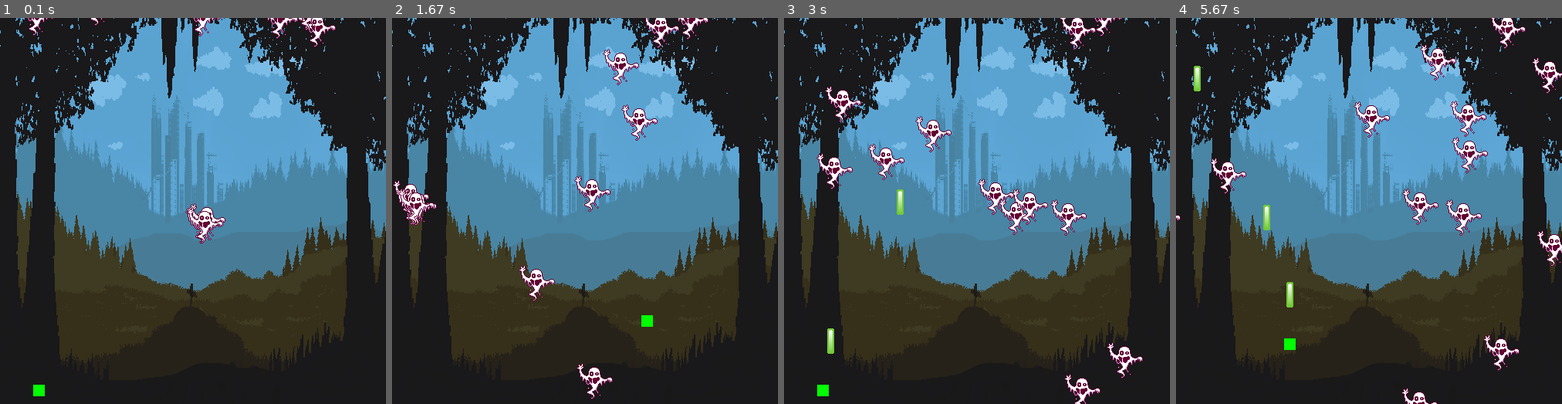
Above: before the commit, frames 1-4 (left to right).
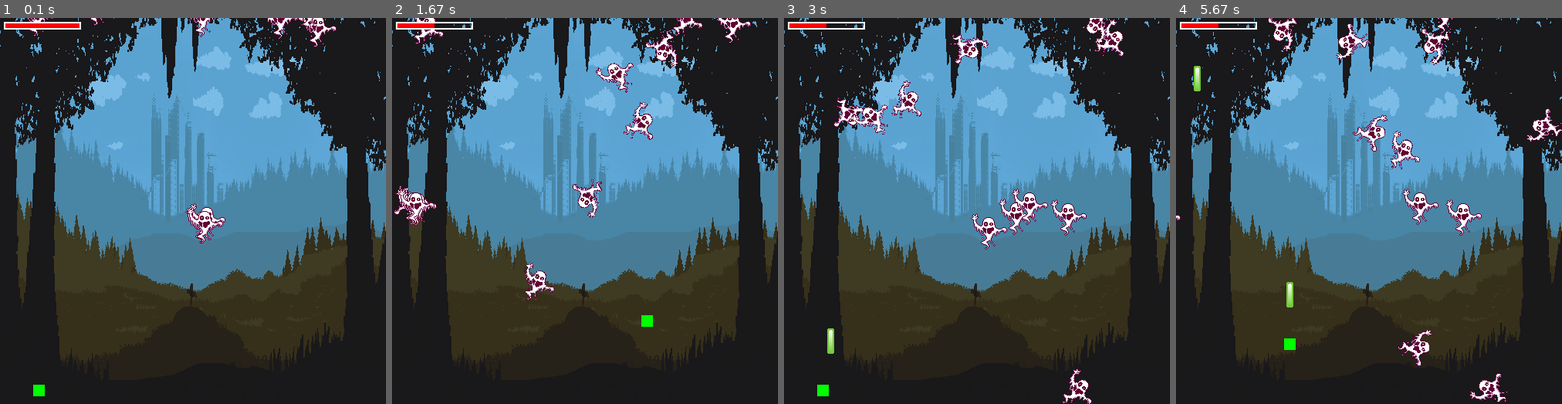
Above: after the commit, the same moments.

Repository: twzh1234/ScaryRoomGame
Game: pygame game, started from Level3.py
The game is run twice, just before and just after one commit, with the same random seed, the same clock (stepped at 60 frames per second) and the same inputs.
Inputs:
- Up to frame 1 (0.1 s): no input
- Up to frame 2 (1.67 s): hold Right 0.33-0.8 s; hold Up 0.83-1.13 s; tap Space at 0.9, 1.23, 1.53 s; hold Right 1.17-1.63 s
- Up to frame 3 (3 s): hold Left 1.67-2.2 s; tap Space at 1.73, 2.03, 2.3, 2.63, 2.93 s; hold Down 2.23-2.53 s; hold Left 2.57-2.97 s
- Up to frame 4 (5.67 s): hold Up 3-3.37 s; tap Space at 3.07, 4.13, 4.53, 4.83, 5.03, 5.33, 5.53 s; hold Down 4.07-4.43 s; hold Left 4.47-4.93 s; hold Right 4.97-5.43 s; hold Up from 5.47 s (still down)

The runs differ from the first frame. In frame 1, 0.8% of the frame differs, in the area x 1-88%, y 0-8%; in frame 2, 3.5%; in frame 3, 4.8%; in frame 4, 5.6%, in the area x 1-100%, y 0-100%.

Commit message:
Update bullet

Diff:
--- a/Level3.py
+++ b/Level3.py
@@ -17,6 +17,22 @@
 game_folder = os.path.dirname(__file__)
 img_folder = os.path.join(game_folder,"image")
 
+
+def newGhost():
+    m = Ghost()
+    all_sprites.add(m)
+    Ghosts.add(m)
+
+def draw_shield_bar(surface,x,y,pect):
+    if pect < 0:
+        pect = 0
+    BAR_Length = 100
+    BAR_Height = 10
+    fill = (pect/100)*BAR_Length
+    outline_rect = pygame.Rect(x,y,BAR_Length,BAR_Height)
+    fill_rect = pygame.Rect(x,y,fill,BAR_Height)
+    pygame.draw.rect(surface,red,fill_rect)
+    pygame.draw.rect(surface,white,outline_rect,2)
 # player
 class Player(pygame.sprite.Sprite):
     # sprite for player
@@ -25,10 +41,13 @@
         self.image = pygame.Surface((15,15))
         self.image.fill((0,255,0))
         self.rect = self.image.get_rect()
+        self.radius = 7
+        #pygame.draw.circle(self.image,red,self.rect.center,self.radius)
         self.rect.centerx = 50
         self.rect.bottom = height - 10
         self.speedx = 0
         self.speedy = 0
+        self.shield = 100
 
     def update(self):
         self.speedx = 0
@@ -82,15 +101,33 @@
 class Ghost(pygame.sprite.Sprite):
     def __init__(self):
         pygame.sprite.Sprite.__init__(self)
-        self.image = pygame.image.load(os.path.join(img_folder,"Ghost2.png")).convert()
-        self.image.set_colorkey(black)
-        self.rect = self.image.get_rect()
+        self.image_orig = pygame.image.load(os.path.join(img_folder,"Ghost2.png")).convert()
+        self.image_orig.set_colorkey(black)
+        self.image = self.image_orig.copy()
+        self.rect = self.image.get_rect()
+        self.radius = int(self.rect.width* 0.8/2)
+        #pygame.draw.circle(self.image, red, self.rect.center, self.radius)
         self.rect.x = random.randrange(width - self.rect.width)
         self.rect.y = random.randrange(-100,-40)
         self.speedy = random.randrange(3,8)
         self.speedx = random.randrange(-3,3)
-
-    def update(self):
+        self.rot = 0
+        self.rot_speed = random.randrange(-8,8)
+        self.last_update = pygame.time.get_ticks()
+
+    def rotate(self):
+        now = pygame.time.get_ticks()
+        if now - self.last_update > 50:
+            self.last_update = now
+            self.rot = (self.rot + self.rot_speed)%360
+
+            new_image = pygame.transform.rotate(self.image_orig,self.rot)
+            old_center = self.rect.center
+            self.image = new_image
+            self.rect = self.image.get_rect()
+            self.rect.center = old_center
+    def update(self):
+        self.rotate()
         self.rect.x += self.speedx
         self.rect.y += self.speedy
         if self.rect.top > height + 10 or self.rect.left < -25 or self.rect.right > width + 20:
@@ -140,9 +177,7 @@
 all_sprites.add(player)
 
 for i in range(10):
-    m = Ghost()
-    Ghosts.add(m)
-    all_sprites.add(m)
+    newGhost()
 
 for j in range(3):
     k = Enemy()
@@ -168,23 +203,26 @@
     # check collision with ghost
     hits = pygame.sprite.groupcollide(Ghosts,bullets,True,True)
     for hit in hits:
-        m = Ghost()
-        all_sprites.add(m)
-        Ghosts.add(m)
+        newGhost()
     hits2 = pygame.sprite.groupcollide(Enemys,bullets,True,True)
-    for hit in hits2:
+    for hitt in hits2:
         l = Enemy()
         all_sprites.add(l)
         Enemys.add(l)
 
     #check collision
-    #hits1 = pygame.sprite.spritecollide(player,Ghosts,False)
-    #if hits1:
-        #running = False
+    hits1 = pygame.sprite.spritecollide(player,Ghosts,True,pygame.sprite.collide_circle)
+    for hit in hits1:
+        player.shield -= hit.radius*2
+        newGhost()
+        if player.shield <= 0:
+            running = False
 
     screen.fill(darkred)
     screen.blit(background,background_rect)
     all_sprites.draw(screen)
+    draw_shield_bar(screen,5,5,player.shield)
+
 
     pygame.display.flip()
 
